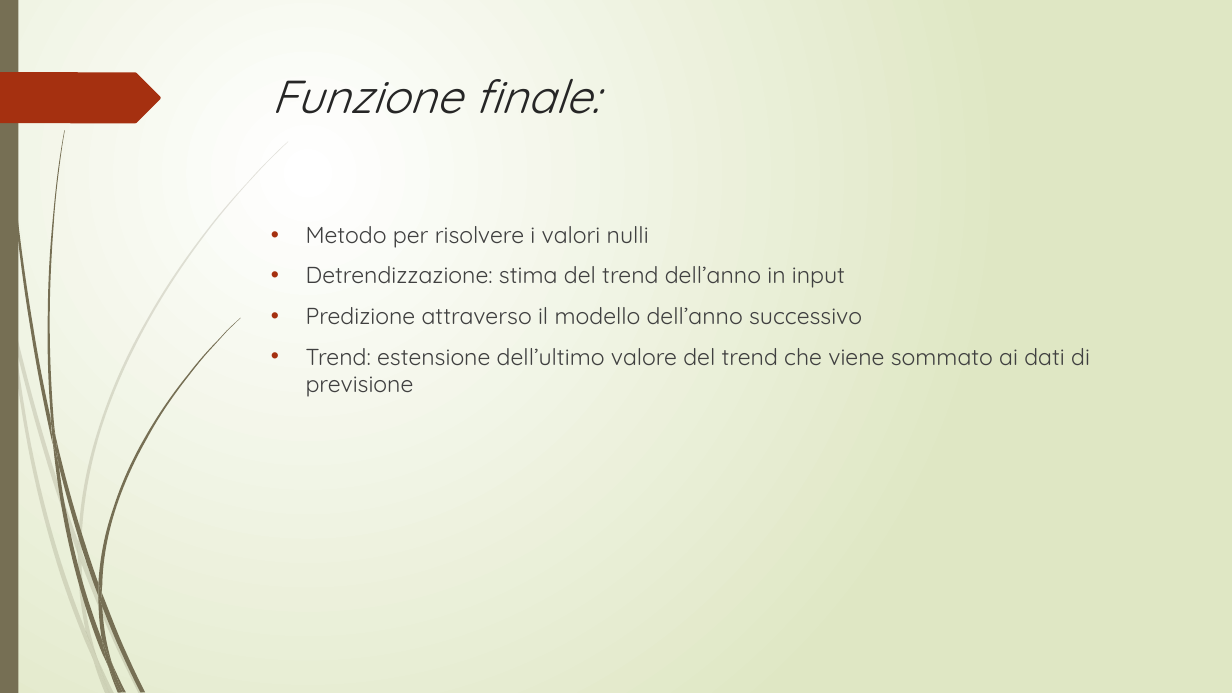
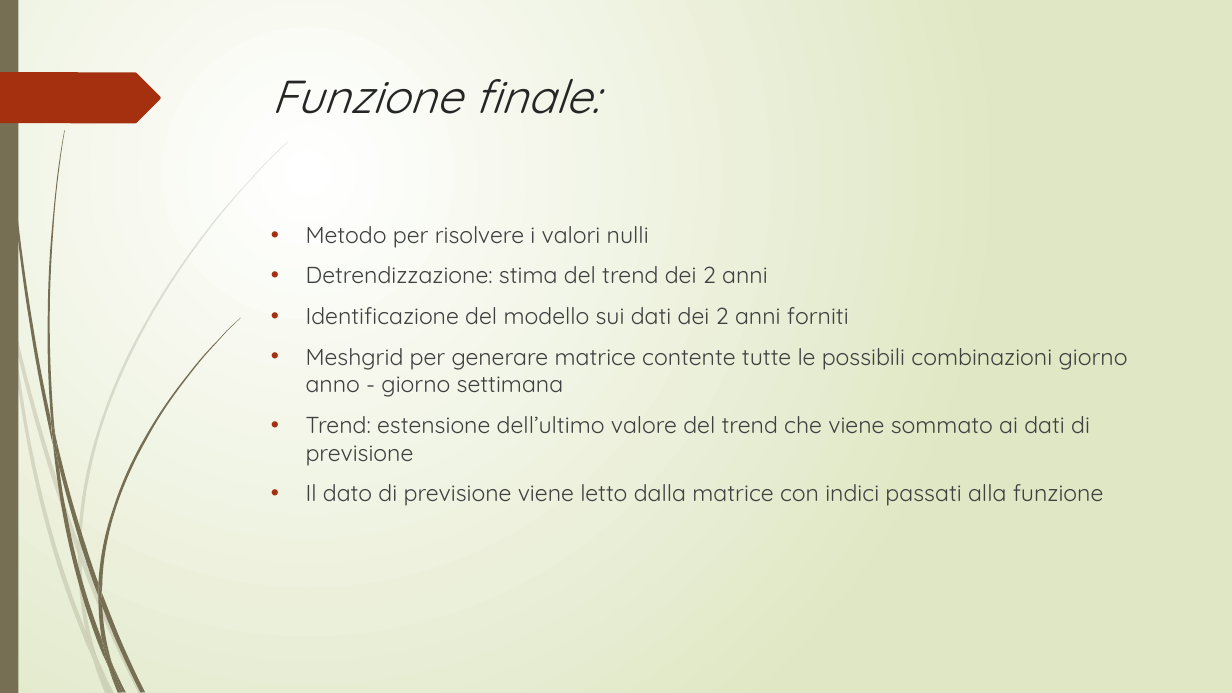
Before and after one commit to r1cky0/Italian-energy-consumption-prediction, a slide deck: slide 16 of presentazione_imad.pptx (slide 15 before the commit). Drawn at 1232x693 pixels with LibreOffice and Linux fonts; fonts in the diff are those of the drawing. Boxes give left, top, right and bottom in pixels: in the first picture for what was removed or moved away, otherwise in the second. Text is boxed around its words. In the diff, an @@ line names an element or a change of style, - is before the commit and + after.

```diff
--- a/presentazione_imad.pptx
+++ b/presentazione_imad.pptx
@@ text at (306,266,1128,397): text changed @@
-• Detrendizzazione: stima del trend dell’anno in input
-• Predizione attraverso il modello dell’anno successivo
+• Detrendizzazione: stima del trend dei 2 anni
+• Identificazione del modello sui dati dei 2 anni forniti
+• Meshgrid per generare matrice contente tutte le possibili combinazioni giorno anno - giorno settimana
@@ text at (306,484,1104,506): paragraph added @@
+• Il dato di previsione viene letto dalla matrice con indici passati alla funzione
```
Also in this commit, not shown: 6 other slides changed, 1 slide added, 1 slide removed.
